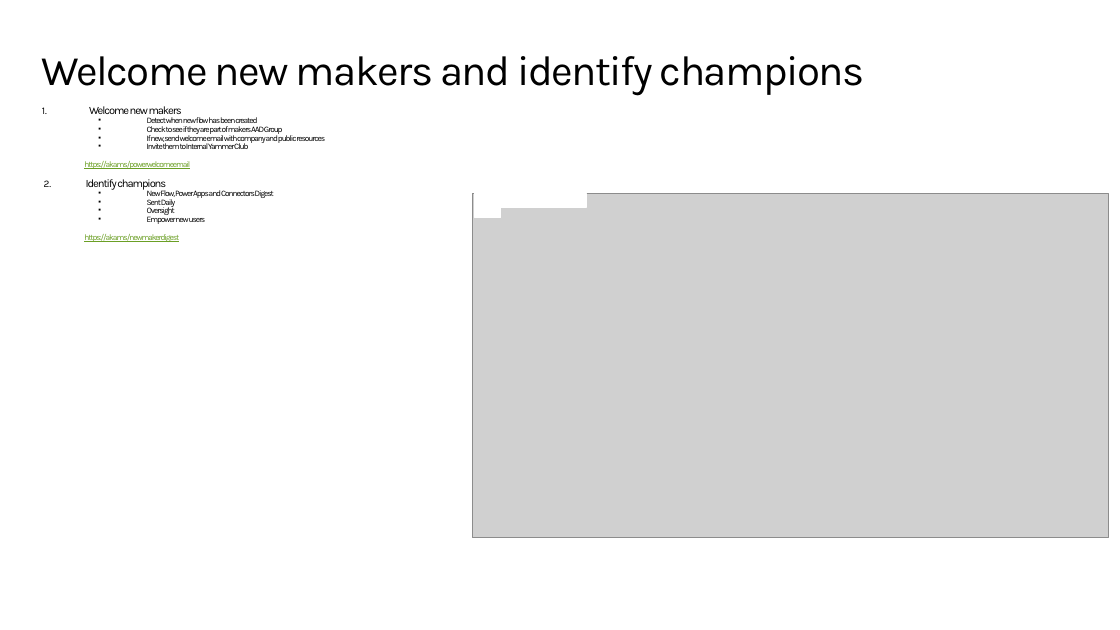
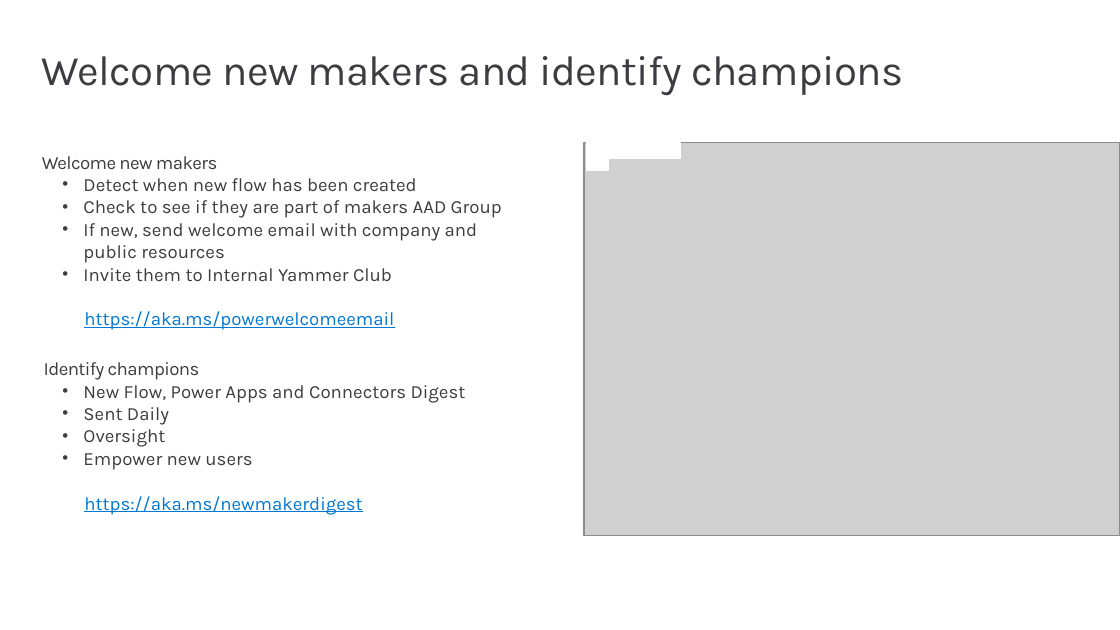
Before and after one commit to microsoft/powerapps-tools, a slide deck: slide 21 of Administration/AdminInADay/PPTs/03 Automation.pptx. Drawn at 1120x630 pixels with LibreOffice and Linux fonts; fonts in the diff are those of the drawing; grey boxes stand for pictures; background and template pictures are left out. Boxes give left, top, right and bottom in pixels: in the first picture for what was removed or moved away, otherwise in the second. Text is boxed around its words. In the diff, an @@ line names an element or a change of style, - is before the commit and + after.

```diff
--- a/Administration/AdminInADay/PPTs/03 Automation.pptx
+++ b/Administration/AdminInADay/PPTs/03 Automation.pptx
@@ title "Welcome new makers and identify ..." at [42,56,903,96]: text colour #000000 to #3C3C41, letter spacing -1 to -0.4 pt @@
@@ text "Welcome new makers": place and size @@
-text "Welcome new makers" at [84,106,325,242]
+text "Welcome new makers" at [42,156,502,515]
@@ text "Welcome new makers" at [42,156,502,515]: size 7.2 to 12 pt, letter spacing -0.7 to -0.4 pt in "Welcome new makers", "Identify champions"; text colour #000000 to #3C3C41 in "Welcome new makers", "Detect when new flow has been created", "Check to see if they are part ...", "If new, send welcome email with company ..." and 6 more places; size 5.4 to 12 pt, letter spacing -0.7 to 0 pt in "Detect when new flow has been created", "Check to see if they are part ...", "If new, send welcome email with company ...", "Invite them to Internal Yammer Club" and 6 more places; text colour #6B9F25 to #0078D4 in "https://aka.ms/powerwelcomeemail", "https://aka.ms/newmakerdigest"; bullet 1. to none; line spacing 0.7 to 17.6pt; less space between paragraphs; bullet ▪ to •; line spacing 0.7 to 1 @@
@@ picture: place and size @@
-picture at [473,194,1109,538]
+picture at [584,142,1120,535]
@@ rectangle: place and size @@
-rectangle at [475,194,501,218]
+rectangle at [587,142,608,170]
@@ rectangle: place and size @@
-rectangle at [501,194,586,207]
+rectangle at [608,143,680,159]
```
Also in this commit, not shown: 22 other slides changed, 2 slides added, 2 slides removed, 12 other files.
